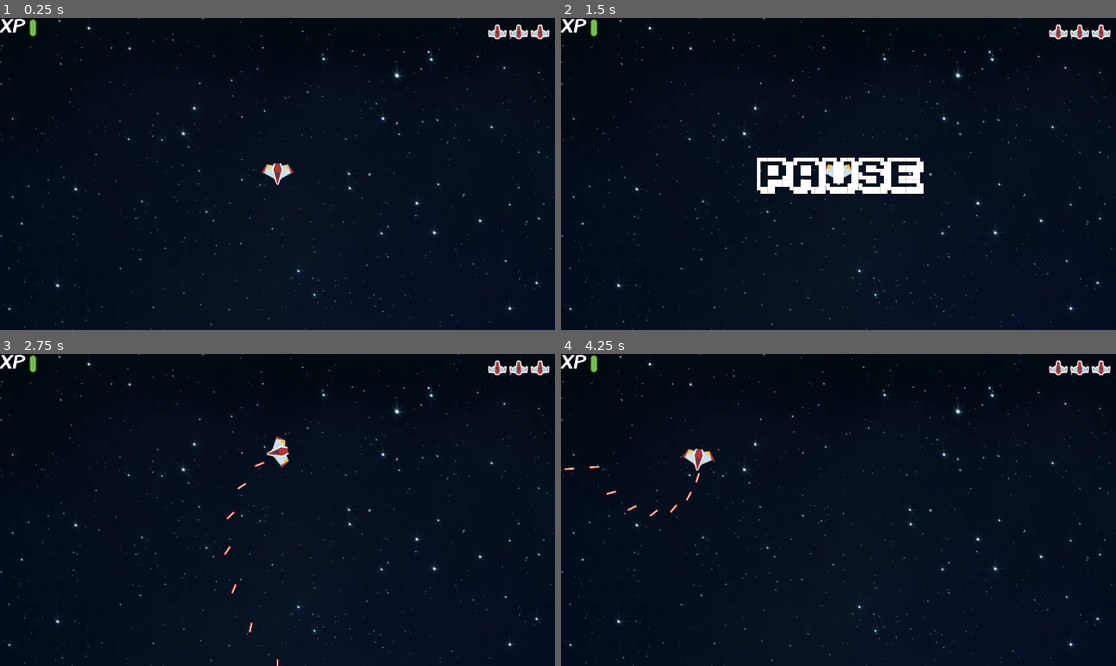
Above: before the commit, frames 1-4 (two rows, left to right).
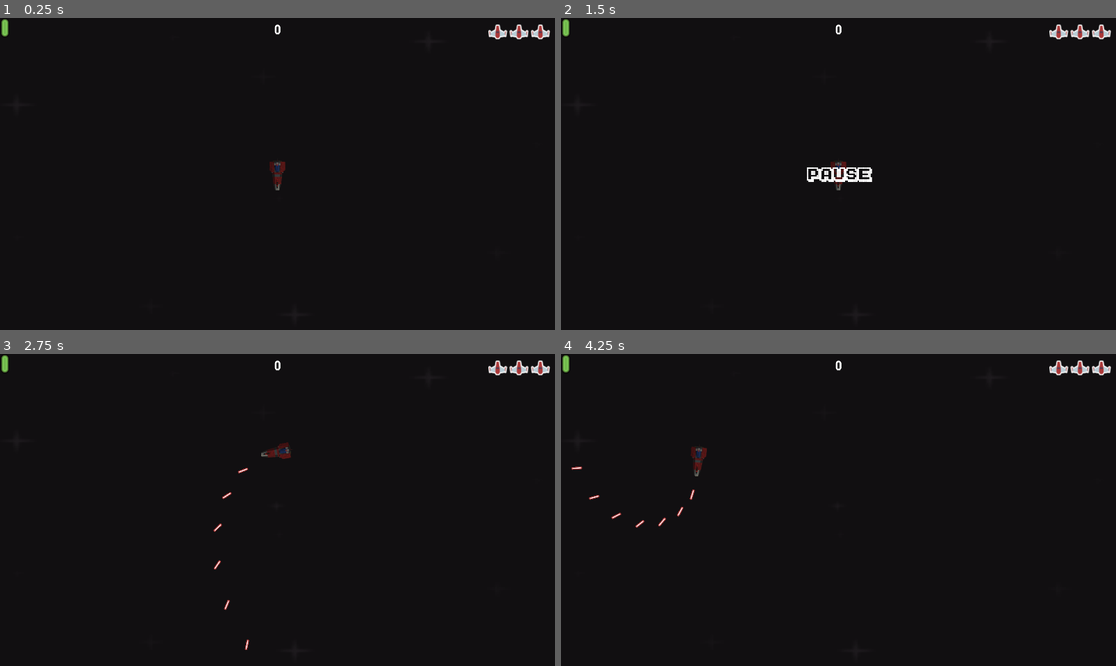
Above: after the commit, the same moments.

Repository: TheScogg/GodotAsteroids
Game: Godot game, scene res://Scenes/Main.tscn
The game is run twice, just before and just after one commit, with the same random seed, the same clock (stepped at 60 frames per second) and the same inputs.
Inputs:
- Up to frame 1 (0.25 s): no input
- Up to frame 2 (1.5 s): tap Enter at 0.5 s; hold Right (ui_right) 0.53-1.28 s; hold Space (ui_select) 0.53-1.28 s; hold Down (ui_down) from 1.28 s (still down); tap Space (ui_select) at 1.35 s
- Up to frame 3 (2.75 s): tap Space (ui_select) at 1.52, 1.82 s; tap Enter at 2 s; release Down (ui_down) at 2.03 s; hold Right (ui_right) from 2.03 s (still down); hold Space (ui_select) from 2.03 s (still down)
- Up to frame 4 (4.25 s): release Right (ui_right) at 2.78 s; release Space (ui_select) at 2.78 s; hold Up (ui_up) 2.78-3.53 s; tap Space (ui_select) at 2.85, 3.02, 3.32 s; hold Left (ui_left) from 3.53 s (still down); hold Space (ui_select) from 3.53 s (still down)

The runs differ from the first frame. In frame 1, 1.9% of the frame differs, in the area x 0-100%, y 0-100%; in frame 2, 4.0%; in frame 3, 2.1%; in frame 4, 2.2%.

Commit message:
added score counter & more soundFX

Diff:
--- a/Scenes/Bullet.tscn
+++ b/Scenes/Bullet.tscn
@@ -11,6 +11,7 @@
 
 [node name="Bullet" type="KinematicBody2D"]
 
+position = Vector2( 0, 2 )
 input_pickable = false
 collision_layer = 2
 collision_mask = 1
@@ -27,3 +28,4 @@
 [node name="CollisionShape2D" type="CollisionShape2D" parent="." index="1"]
 
 shape = SubResource( 1 )
+_sections_unfolded = [ "Transform" ]
--- a/Scenes/Main.gd
+++ b/Scenes/Main.gd
@@ -16,6 +16,8 @@
 var ui
 var screensize
 var playerKilledTimer
+onready var opacityTween
+var sounds
 
 func _ready():
 	screensize = get_viewport().get_visible_rect().size
@@ -33,8 +35,9 @@
 	self.connect("killed", ui, "_on_killed")
 	####
 	Player = get_node("Player")
-
-
+	opacityTween = Player.get_node("opacityTween")
+	sounds = get_tree().get_root().get_node("Main/Sounds")
+	print (sounds)
 
 
 func gameOver():
@@ -42,10 +45,13 @@
 
 
 func _on_player_killed_timeout():
-	Player.get_node("SpriteShip").set_texture(load("res://Assets/Space shooter assets (300 assets)/PNG/playerShip2_red.png"))
+
+	Player.get_node("SpriteShip").set_texture(load("res://Assets/AssetForge/Ship1.png"))
 	Player.get_node("AnimationExplode").stop(true)
-	print(Player.get_node("AnimationExplode").is_playing())
 	Player.position = screensize/2
+	Player.motion = Vector2(0,0)
+	sounds.get_node("Womp").play()
+	opacityTween.start()
 	Player.get_node("CollisionPolygon2D").disabled = false
 	playerKilledTimer.stop()
 
@@ -55,11 +61,16 @@
 	playerKilledTimer = Timer.new()
 	self.add_child(playerKilledTimer)
 	playerKilledTimer.wait_time = 2
+	opacityTween.interpolate_property(Player.get_node("SpriteShip"), "modulate", Color(1,1,1,0), Color(1,1,1,1), 3.0, Tween.TRANS_LINEAR, Tween.EASE_IN)
+
 	playerKilledTimer.connect("timeout",self,"_on_player_killed_timeout")
 	playerKilledTimer.start()
 
+
 	Player.get_node("AnimationExplode").play("explode")
 	Player.get_node("CollisionPolygon2D").disabled = true
+
+	sounds.get_node("Explosion").play()
 
 	lives -= 1
 	emit_signal("killed")
--- a/Scenes/Main.tscn
+++ b/Scenes/Main.tscn
@@ -1,25 +1,17 @@
-[gd_scene load_steps=16 format=2]
+[gd_scene load_steps=17 format=2]
 
 [ext_resource path="res://Scenes/Main.gd" type="Script" id=1]
-[ext_resource path="res://Assets/moving-through-stars-in-space_-1zccenlb__F0000.png" type="Texture" id=2]
+[ext_resource path="res://Assets/Space shooter assets (300 assets)/Backgrounds/black.png" type="Texture" id=2]
 [ext_resource path="res://Scenes/UI.gd" type="Script" id=3]
-[ext_resource path="res://Assets/Fonts/SF Atarian System Extended Italic.ttf" type="DynamicFontData" id=4]
-[ext_resource path="res://Assets/UI/progress_redBorder.png" type="Texture" id=5]
-[ext_resource path="res://Assets/UI/progress_greenBorder.png" type="Texture" id=6]
-[ext_resource path="res://Assets/Space shooter assets (300 assets)/PNG/UI/playerLife1_red.png" type="Texture" id=7]
-[ext_resource path="res://Assets/Fonts/ka1.ttf" type="DynamicFontData" id=8]
+[ext_resource path="res://Assets/UI/progress_redBorder.png" type="Texture" id=4]
+[ext_resource path="res://Assets/UI/progress_greenBorder.png" type="Texture" id=5]
+[ext_resource path="res://Assets/Space shooter assets (300 assets)/PNG/UI/playerLife1_red.png" type="Texture" id=6]
+[ext_resource path="res://Assets/Fonts/ka1.ttf" type="DynamicFontData" id=7]
+[ext_resource path="res://Assets/Fonts/SF Atarian System Bold.ttf" type="DynamicFontData" id=8]
 [ext_resource path="res://Scenes/AsteroidSpawn.tscn" type="PackedScene" id=9]
 [ext_resource path="res://Scenes/Sounds.tscn" type="PackedScene" id=10]
 [ext_resource path="res://Scenes/Player.tscn" type="PackedScene" id=11]
 
-[sub_resource type="DynamicFont" id=1]
-
-size = 33
-use_mipmaps = false
-use_filter = false
-font_data = ExtResource( 4 )
-_sections_unfolded = [ "Extra Spacing", "Font", "Settings" ]
-
 [sub_resource type="Shader" id=2]
 
 code = ""
@@ -32,13 +24,27 @@
 
 [sub_resource type="DynamicFont" id=4]
 
-size = 128
+size = 50
+use_mipmaps = false
+use_filter = false
+font_data = ExtResource( 7 )
+_sections_unfolded = [ "Font", "Settings" ]
+
+[sub_resource type="ShaderMaterial" id=6]
+
+render_priority = 0
+shader = SubResource( 2 )
+_sections_unfolded = [ "Resource" ]
+
+[sub_resource type="DynamicFont" id=7]
+
+size = 50
 use_mipmaps = false
 use_filter = false
 font_data = ExtResource( 8 )
-_sections_unfolded = [ "Font", "Settings" ]
-
-[node name="Main" type="Node2D"]
+_sections_unfolded = [ "Extra Spacing", "Font", "Settings" ]
+
+[node name="Main" type="Node2D" index="0"]
 
 script = ExtResource( 1 )
 _sections_unfolded = [ "Visibility", "Z" ]
@@ -47,8 +53,8 @@
 
 [node name="spacebg_01" type="Sprite" parent="." index="0"]
 
-position = Vector2( 1049.02, 776.289 )
-scale = Vector2( 1.66814, 1.66814 )
+position = Vector2( 971.228, 524.379 )
+scale = Vector2( 9.25586, 5.76485 )
 texture = ExtResource( 2 )
 region_rect = Rect2( 0, 0, 256, 256 )
 _sections_unfolded = [ "Animation", "Material", "Offset", "Region", "Transform", "Visibility", "Z Index" ]
@@ -68,6 +74,8 @@
 anchor_top = 0.0
 anchor_right = 1.0
 anchor_bottom = 1.0
+margin_left = 1.0
+margin_right = 1.0
 rect_pivot_offset = Vector2( 0, 0 )
 mouse_filter = 0
 mouse_default_cursor_shape = 0
@@ -82,8 +90,8 @@
 anchor_top = 0.0
 anchor_right = 0.0
 anchor_bottom = 0.0
-margin_right = 243.0
-margin_bottom = 34.0
+margin_right = 153.0
+margin_bottom = 93.0
 rect_scale = Vector2( 2, 2 )
 rect_pivot_offset = Vector2( 0, 0 )
 mouse_filter = 1
@@ -93,38 +101,14 @@
 alignment = 0
 _sections_unfolded = [ "Anchor", "Hint", "Margin", "Rect" ]
 
-[node name="LivesLabel" type="Label" parent="CanvasLayer/UI/XPContainer" index="0"]
-
-anchor_left = 0.0
-anchor_top = 0.0
-anchor_right = 0.0
-anchor_bottom = 0.0
-margin_top = 7.0
-margin_right = 45.0
-margin_bottom = 27.0
-rect_pivot_offset = Vector2( 0, 0 )
-mouse_filter = 2
-mouse_default_cursor_shape = 0
-size_flags_horizontal = 1
-size_flags_vertical = 4
-custom_fonts/font = SubResource( 1 )
-custom_colors/font_color = Color( 1, 0.992188, 0.992188, 1 )
-custom_colors/font_color_shadow = Color( 0, 0, 0, 1 )
-text = "XP"
-percent_visible = 1.0
-lines_skipped = 0
-max_lines_visible = -1
-_sections_unfolded = [ "Anchor", "Grow Direction", "Hint", "Margin", "Size Flags", "custom_colors", "custom_constants", "custom_fonts" ]
-
-[node name="ProgressHealth" type="TextureProgress" parent="CanvasLayer/UI/XPContainer" index="1"]
-
-anchor_left = 0.0
-anchor_top = 0.0
-anchor_right = 0.0
-anchor_bottom = 0.0
-margin_left = 49.0
-margin_right = 65.0
-margin_bottom = 34.0
+[node name="ProgressHealth" type="TextureProgress" parent="CanvasLayer/UI/XPContainer" index="0"]
+
+anchor_left = 0.0
+anchor_top = 0.0
+anchor_right = 0.0
+anchor_bottom = 0.0
+margin_right = 16.0
+margin_bottom = 93.0
 rect_pivot_offset = Vector2( 0, 0 )
 mouse_filter = 1
 mouse_default_cursor_shape = 0
@@ -137,14 +121,14 @@
 value = 50.0
 exp_edit = false
 rounded = false
-texture_under = ExtResource( 5 )
+texture_under = ExtResource( 4 )
 texture_over = null
-texture_progress = ExtResource( 6 )
+texture_progress = ExtResource( 5 )
 fill_mode = 3
 radial_fill_degrees = 360.0
 radial_center_offset = Vector2( 0, 0 )
 nine_patch_stretch = false
-_sections_unfolded = [ "Margin", "Rect", "Size Flags", "Textures", "Theme" ]
+_sections_unfolded = [ "Margin", "Material", "Radial Fill", "Rect", "Size Flags", "Textures", "Theme" ]
 
 [node name="LivesContainer" type="HBoxContainer" parent="CanvasLayer/UI" index="1"]
 
@@ -245,6 +229,31 @@
 max_lines_visible = -1
 _sections_unfolded = [ "Material", "Pause", "Visibility", "custom_fonts", "custom_styles" ]
 
+[node name="ScoreLabel" type="Label" parent="CanvasLayer/UI" index="3"]
+
+material = SubResource( 6 )
+anchor_left = 0.5
+anchor_top = 0.0
+anchor_right = 0.5
+anchor_bottom = 0.0
+margin_left = -129.0
+margin_top = 21.0
+margin_right = 128.0
+margin_bottom = 70.0
+rect_pivot_offset = Vector2( 0, 0 )
+mouse_filter = 2
+mouse_default_cursor_shape = 0
+size_flags_horizontal = 1
+size_flags_vertical = 4
+custom_fonts/font = SubResource( 7 )
+text = "0"
+align = 1
+valign = 1
+percent_visible = 1.0
+lines_skipped = 0
+max_lines_visible = -1
+_sections_unfolded = [ "Material", "Pause", "Visibility", "custom_fonts", "custom_styles" ]
+
 [node name="AsteroidSpawn" parent="." index="2" instance=ExtResource( 9 )]
 
 [node name="TimerAsteroid" parent="AsteroidSpawn" index="3"]
@@ -259,7 +268,6 @@
 [node name="Player" parent="." index="4" instance=ExtResource( 11 )]
 
 editor/display_folded = true
-_sections_unfolded = [ "Collision", "Pause", "Pickable", "Transform", "Z", "Z Index", "collision" ]
 
 
 [editable path="AsteroidSpawn"]
--- a/Scenes/Player.gd
+++ b/Scenes/Player.gd
@@ -11,7 +11,7 @@
 var canShoot = true
 var lives = 50
 
-
+var sounds
 
 
 var engineSprites = []
@@ -37,7 +37,7 @@
 	set_physics_process(true)
 
 	engineSprites = get_tree().get_nodes_in_group("Thrusters")
-
+	sounds = get_tree().get_root().get_node("Main/Sounds")
 
 
 
@@ -46,8 +46,10 @@
 		#Instance bullet scene upon Space Bar press
 	if (Input.is_action_pressed("ui_select")):
 		if (canShoot == true):
+
+
 			bullet = bullets.instance()
-			bullet.position = self.position
+			bullet.position = self.get_node("Turret").global_position
 			bullet.rotation = self.rotation
 			get_parent().add_child(bullet)
 
@@ -86,9 +88,6 @@
 
 	#If pressing up, show forward thrusters. Deteriorate if moving backwards, and reverse direction when threshold reached
 	if (Input.is_action_pressed("ui_up")):
-
-
-
 		for i in range(2):
 			engineSprites[i].visible = true
 		if (abs(motion.x) > .04 && abs(motion.y) > .04 && direction == -1):
@@ -96,6 +95,12 @@
 		else:
 			direction = 1
 			motion = Vector2(-sin(rotation), cos(rotation)) * SPEED * delta * direction
+
+	if (Input.is_action_just_pressed("ui_up") || Input.is_action_just_pressed("ui_down")):
+		sounds.get_node("Engine").play()
+
+	if (Input.is_action_just_released("ui_up") || Input.is_action_just_released("ui_down")):
+		sounds.get_node("Engine").stop()
 
 	#When braking with down arrow, motion deteriorates
 	if (Input.is_action_pressed("ui_down")):
--- a/Scenes/Player.tscn
+++ b/Scenes/Player.tscn
@@ -1,12 +1,13 @@
-[gd_scene load_steps=10 format=2]
+[gd_scene load_steps=11 format=2]
 
 [ext_resource path="res://Scenes/Player.gd" type="Script" id=1]
 [ext_resource path="res://Assets/Space shooter assets (300 assets)/PNG/Effects/fire13.png" type="Texture" id=2]
-[ext_resource path="res://Assets/Space shooter assets (300 assets)/PNG/playerShip2_red.png" type="Texture" id=3]
+[ext_resource path="res://Assets/AssetForge/Ship1.png" type="Texture" id=3]
 [ext_resource path="res://Assets/Sounds/laserShot.wav" type="AudioStream" id=4]
-[ext_resource path="res://Assets/Space shooter assets (300 assets)/PNG/Damage/playerShip1_damage1.png" type="Texture" id=5]
-[ext_resource path="res://Assets/Space shooter assets (300 assets)/PNG/Damage/playerShip1_damage2.png" type="Texture" id=6]
-[ext_resource path="res://Assets/Space shooter assets (300 assets)/PNG/Damage/playerShip1_damage3.png" type="Texture" id=7]
+[ext_resource path="res://Assets/Space shooter assets (300 assets)/PNG/playerShip2_red.png" type="Texture" id=5]
+[ext_resource path="res://Assets/Space shooter assets (300 assets)/PNG/Damage/playerShip1_damage1.png" type="Texture" id=6]
+[ext_resource path="res://Assets/Space shooter assets (300 assets)/PNG/Damage/playerShip1_damage2.png" type="Texture" id=7]
+[ext_resource path="res://Assets/Space shooter assets (300 assets)/PNG/Damage/playerShip1_damage3.png" type="Texture" id=8]
 
 [sub_resource type="ShaderMaterial" id=1]
 
@@ -25,13 +26,13 @@
 tracks/0/imported = false
 tracks/0/enabled = true
 tracks/0/keys = {
-"times": PoolRealArray( 0, 0.2, 0.4, 0.6, 0.8 ),
-"transitions": PoolRealArray( 1, 1, 1, 1, 1 ),
+"times": PoolRealArray( 0, 0.00723003, 0.2, 0.4, 0.6, 0.8 ),
+"transitions": PoolRealArray( 1, 1, 1, 1, 1, 1 ),
 "update": 1,
-"values": [ ExtResource( 3 ), ExtResource( 5 ), ExtResource( 6 ), ExtResource( 7 ), null ]
+"values": [ ExtResource( 5 ), ExtResource( 3 ), ExtResource( 6 ), ExtResource( 7 ), ExtResource( 8 ), null ]
 }
 
-[node name="Player" type="KinematicBody2D" index="0"]
+[node name="Player" type="KinematicBody2D"]
 
 position = Vector2( 956.92, 579.506 )
 input_pickable = false
@@ -72,9 +73,7 @@
 "Thrusters",
 ]]
 
-visible = false
-position = Vector2( 27.4378, -45.8394 )
-rotation = -0.244346
+position = Vector2( 17.4378, -43.8394 )
 texture = ExtResource( 2 )
 flip_h = true
 _sections_unfolded = [ "Animation", "Offset", "Transform", "Visibility" ]
@@ -83,10 +82,8 @@
 "Thrusters",
 ]]
 
-visible = false
 material = SubResource( 1 )
-position = Vector2( -26.9326, -45.1401 )
-rotation = 0.244346
+position = Vector2( -19.9326, -45.1401 )
 texture = ExtResource( 2 )
 _sections_unfolded = [ "Animation", "Material", "Offset", "Transform", "Visibility", "Z" ]
 
@@ -94,21 +91,19 @@
 "Thrusters",
 ]]
 
-position = Vector2( 53.8155, 3.27927 )
-rotation = -0.244346
+position = Vector2( 16.8155, 3.27927 )
 scale = Vector2( 1, 0.5 )
 texture = ExtResource( 2 )
 flip_h = true
 flip_v = true
-_sections_unfolded = [ "Animation", "Offset", "Transform", "Visibility" ]
+_sections_unfolded = [ "Animation", "Offset", "Transform", "Visibility", "Z Index" ]
 
 [node name="SpriteThrusterRR" type="Sprite" parent="." index="4" groups=[
 "Thrusters",
 ]]
 
 material = SubResource( 1 )
-position = Vector2( -52.555, 3.97851 )
-rotation = 0.244346
+position = Vector2( -18.555, 3.97852 )
 scale = Vector2( 1, 0.5 )
 texture = ExtResource( 2 )
 flip_v = true
@@ -116,9 +111,8 @@
 
 [node name="SpriteShip" type="Sprite" parent="." index="5"]
 
-rotation = 3.14159
 texture = ExtResource( 3 )
-_sections_unfolded = [ "Animation", "Transform", "Z" ]
+_sections_unfolded = [ "Animation", "Material", "Offset", "Transform", "Visibility", "Z" ]
 
 [node name="TimerBulletTimeout" type="Timer" parent="." index="6"]
 
@@ -164,6 +158,28 @@
 autoplay = ""
 _sections_unfolded = [ "Playback Options" ]
 
+[node name="Turret" type="Area2D" parent="." index="10"]
+
+position = Vector2( -0.682373, 61.0933 )
+scale = Vector2( 0.0763779, 0.0885935 )
+input_pickable = true
+gravity_vec = Vector2( 0, 1 )
+gravity = 98.0
+linear_damp = 0.1
+angular_damp = 1.0
+audio_bus_override = false
+audio_bus_name = "Master"
+
+[node name="opacityTween" type="Tween" parent="." index="11"]
+
+repeat = false
+playback_process_mode = 1
+playback_speed = 1.0
+playback/active = false
+playback/repeat = false
+playback/speed = 1.0
+_sections_unfolded = [ "playback" ]
+
 [connection signal="timeout" from="TimerBulletTimeout" to="." method="_on_Timer_timeout"]
 
 [connection signal="timeout" from="AudioStreamPlayer2D/SoundTimer" to="." method="_on_SoundTimer_timeout"]
--- a/Scenes/Sounds.tscn
+++ b/Scenes/Sounds.tscn
@@ -1,8 +1,10 @@
-[gd_scene load_steps=4 format=2]
+[gd_scene load_steps=6 format=2]
 
 [ext_resource path="res://Assets/Sounds/explosion.wav" type="AudioStream" id=1]
 [ext_resource path="res://Assets/Sounds/pause.wav" type="AudioStream" id=2]
 [ext_resource path="res://Assets/Sounds/metalScraping.wav" type="AudioStream" id=3]
+[ext_resource path="res://Assets/Sounds/womp.wav" type="AudioStream" id=4]
+[ext_resource path="res://Assets/Sounds/engine.wav" type="AudioStream" id=5]
 
 [node name="Sounds" type="Node2D"]
 
@@ -40,3 +42,23 @@
 bus = "Master"
 area_mask = 1
 _sections_unfolded = [ "Material", "Visibility" ]
+
+[node name="Womp" type="AudioStreamPlayer2D" parent="." index="3"]
+
+stream = ExtResource( 4 )
+volume_db = 0.0
+autoplay = false
+max_distance = 2000.0
+attenuation = 1.0
+bus = "Master"
+area_mask = 1
+
+[node name="Engine" type="AudioStreamPlayer2D" parent="." index="4"]
+
+stream = ExtResource( 5 )
+volume_db = 0.0
+autoplay = false
+max_distance = 2000.0
+attenuation = 1.0
+bus = "Master"
+area_mask = 1
--- a/Scenes/UI.gd
+++ b/Scenes/UI.gd
@@ -2,6 +2,7 @@
 var livesIcons
 var paused
 var pauseLabel
+var scoreLabel
 # class member variables go here, for example:
 # var a = 2
 # var b = "textvar"
@@ -10,8 +11,10 @@
 	# Called every time the node is added to the scene.
 	# Initialization here
 	makeLivesArray()
+	scoreLabel = get_node("ScoreLabel")
 	pauseLabel = get_node("PauseLabel")
 	paused = false
+
 
 	set_physics_process(true)
 
@@ -23,6 +26,8 @@
 	soundRoot.play()
 
 func _physics_process(delta):
+
+	scoreLabel.set_text(String(global.score))
 
 	if (Input.is_action_just_pressed("ui_pause")):
 		playSound("Pause")
--- a/Scenes/anAsteroid.gd
+++ b/Scenes/anAsteroid.gd
@@ -133,7 +133,7 @@
 func _body_entered( body ):
 	if (body.get_name().find("Bullet") != -1):
 		hits += 1
-
+		global.score += 25
 
 
 		var bulletHit = bullet.instance()
@@ -146,18 +146,21 @@
 
 		if (self.get_name().find("Big") != -1 && hits == 5):
 			# Spawn 2 medium asteroids after destroying large asteroid, find and play explosion animation
+			global.score += 50
 			emit_signal("makeMedium", self.global_position)
 			explosion.position = self.global_position
 			explosion.get_node("AnimationExplosion").play("explode")
 			playSound("Explosion")
 			self.queue_free()
 		elif (self.get_name().find("Medium") != -1 && hits == 5):
+			global.score += 25
 			emit_signal("makeSmall", self.global_position)
 			explosion.position = self.global_position
 			explosion.get_node("AnimationExplosion").play("explodeMedium")
 			playSound("Explosion")
 			self.queue_free()
 		elif (self.get_name().find("Small") != -1 && hits == 5):
+			global.score += 10
 			explosion.position = self.global_position
 			explosion.get_node("AnimationExplosion").play("explodeSmall")
 			playSound("Explosion")
--- a/Scenes/global.gd
+++ b/Scenes/global.gd
@@ -1,3 +1,4 @@
 extends Node
 
 var lives = 10
+var score = 0
Binary file added: Assets/AssetForge/Bars.png
Not shown, added: Assets/AssetForge/Bars.png.import
Binary file added: Assets/AssetForge/Ship1.png
Not shown, added: Assets/AssetForge/Ship1.png.import
Not shown, added: Assets/Sounds/engine.wav.import
Not shown, added: Assets/Sounds/womp.wav.import
Not shown: 3 places in Scenes/Main.tscn that only renumber resources
Not shown, added: Assets/AssetForge/Ship1.png.model
Not shown, added: Assets/Sounds/engine.wav
Not shown, added: Assets/Sounds/womp.wav
